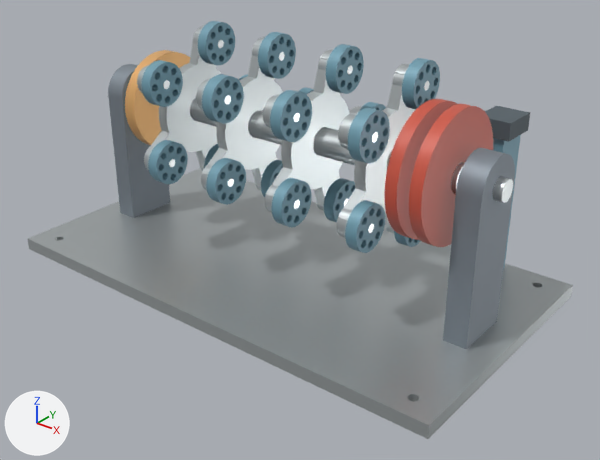
One commit to the glTF model public/models/archive/magneto-2022/assembly.glb: the scene before it, then after it.
Both versions are drawn from a 50 mm lens placed at (0.34, -0.409, 0.282), pointed at (0.021, -0.009, 0.034). The axes (+X, +Y, +Z) are drawn at lower left. The lights are the same throughout. The older version comes first.

The first picture shows 'MT-001:1', 'MT-002:1', 'MT-002:2', 'MT-004:1', 'MT-004:2', 'MT-004:3', 'MT-004:4', 'MT-005:18', 'MT-007:1', 'MT-007:2', 'MT-010:1', 'MT-011:1' and 29 more.
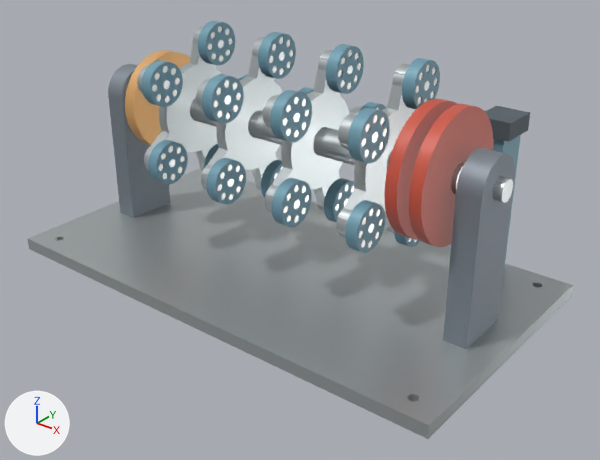
Changed parts and their boxes [x1, y1, x2, y2] in the pictures (600 x 460 px):
'MT-012:3', added
    after: [152, 66, 180, 103]
'MT-012:8', added
    after: [214, 80, 241, 119]
'MT-012:13', added
    after: [283, 97, 309, 138]
'MT-012:18', added
    after: [362, 115, 387, 159]
'MT-012:9', added
    after: [217, 164, 243, 200]
'MT-012:14', added
    after: [284, 185, 309, 223]
'MT-012:4', added
    after: [158, 146, 185, 180]
'MT-012:7', added
    after: [269, 37, 293, 75]
'MT-012:12', added
    after: [338, 50, 361, 90]
'MT-012:2', added
    after: [208, 26, 233, 62]
'MT-012:19', added
    after: [359, 208, 383, 248]
'MT-012:17', added
    after: [416, 64, 437, 104]
'MT-012:15', added
    after: [335, 185, 355, 216]

Diff of the bpy script that builds the scene:
```diff
--- a/public/models/archive/magneto-2022/assembly.glb.py
+++ b/public/models/archive/magneto-2022/assembly.glb.py
@@ mat_plated_magnet_insert_candidate @@
+mat_plated_magnet_insert_candidate = principled_material('Plated magnet insert candidate')
+mat_plated_magnet_insert_candidate.base_color = (0.65, 0.65, 0.63)  # light grey #d3d3d0
+mat_plated_magnet_insert_candidate.metallic = 0.61
+mat_plated_magnet_insert_candidate.roughness = 0.34
@@ me_mt_012 @@
+me_mt_012.from_pydata(...)  # a 126-sided cylinder along x spanning x -0.0035..0.0035, y 0.008..0.0128, z -0.0024..0.0024; a 126-sided cylinder along x spanning x -0.0035..0.0035, y 0.005..0.0098, z 0.005..0.0098; a 126-sided cylinder along x spanning x -0.0035..0.0035, y -0.0024..0.0024, z 0.008..0.0128; a 126-sided cylinder along x spanning x -0.0035..0.0035, y -0.0098..-0.005, z 0.005..0.0098; a 126-sided cylinder along x spanning x -0.0035..0.0035, y -0.0128..-0.008, z -0.0024..0.0024; a 126-sided cylinder along x spanning x -0.0035..0.0035, y -0.0098..-0.005, z -0.0098..-0.005; a 126-sided cylinder along x spanning x -0.0035..0.0035, y -0.0024..0.0024, z -0.0128..-0.008; a 126-sided cylinder along x spanning x -0.0035..0.0035, y 0.005..0.0098, z -0.0098..-0.005
+me_mt_012.materials.append(mat_plated_magnet_insert_candidate)  # light grey #d3d3d0
@@ ob_mt_012_19 @@
+ob_mt_012_19 = bpy.data.objects.new('MT-012:19', me_mt_012)
+ob_mt_012_19.location = (0.094, -0.0388, 0.0698)
@@ ob_mt_012_18 @@
+ob_mt_012_18 = bpy.data.objects.new('MT-012:18', me_mt_012)
+ob_mt_012_18.location = (0.094, -0.0388, 0.1262)
@@ ob_mt_012_17 @@
+ob_mt_012_17 = bpy.data.objects.new('MT-012:17', me_mt_012)
+ob_mt_012_17.location = (0.094, 0.0148, 0.1437)
@@ ob_mt_012_15 @@
+ob_mt_012_15 = bpy.data.objects.new('MT-012:15', me_mt_012)
+ob_mt_012_15.location = (0.038, 0.0148, 0.0523)
@@ ob_mt_012_14 @@
+ob_mt_012_14 = bpy.data.objects.new('MT-012:14', me_mt_012)
+ob_mt_012_14.location = (0.038, -0.0388, 0.0698)
@@ ob_mt_012_13 @@
+ob_mt_012_13 = bpy.data.objects.new('MT-012:13', me_mt_012)
+ob_mt_012_13.location = (0.038, -0.0388, 0.1262)
@@ ob_mt_012_12 @@
+ob_mt_012_12 = bpy.data.objects.new('MT-012:12', me_mt_012)
+ob_mt_012_12.location = (0.038, 0.0148, 0.1437)
@@ ob_mt_012_9 @@
+ob_mt_012_9 = bpy.data.objects.new('MT-012:9', me_mt_012)
+ob_mt_012_9.location = (-0.018, -0.0388, 0.0698)
@@ ob_mt_012_8 @@
+ob_mt_012_8 = bpy.data.objects.new('MT-012:8', me_mt_012)
+ob_mt_012_8.location = (-0.018, -0.0388, 0.1262)
@@ ob_mt_012_7 @@
+ob_mt_012_7 = bpy.data.objects.new('MT-012:7', me_mt_012)
+ob_mt_012_7.location = (-0.018, 0.0148, 0.1437)
@@ ob_mt_012_4 @@
+ob_mt_012_4 = bpy.data.objects.new('MT-012:4', me_mt_012)
+ob_mt_012_4.location = (-0.074, -0.0388, 0.0698)
@@ ob_mt_012_3 @@
+ob_mt_012_3 = bpy.data.objects.new('MT-012:3', me_mt_012)
+ob_mt_012_3.location = (-0.074, -0.0388, 0.1262)
@@ ob_mt_012_2 @@
+ob_mt_012_2 = bpy.data.objects.new('MT-012:2', me_mt_012)
+ob_mt_012_2.location = (-0.074, 0.0148, 0.1437)
```
